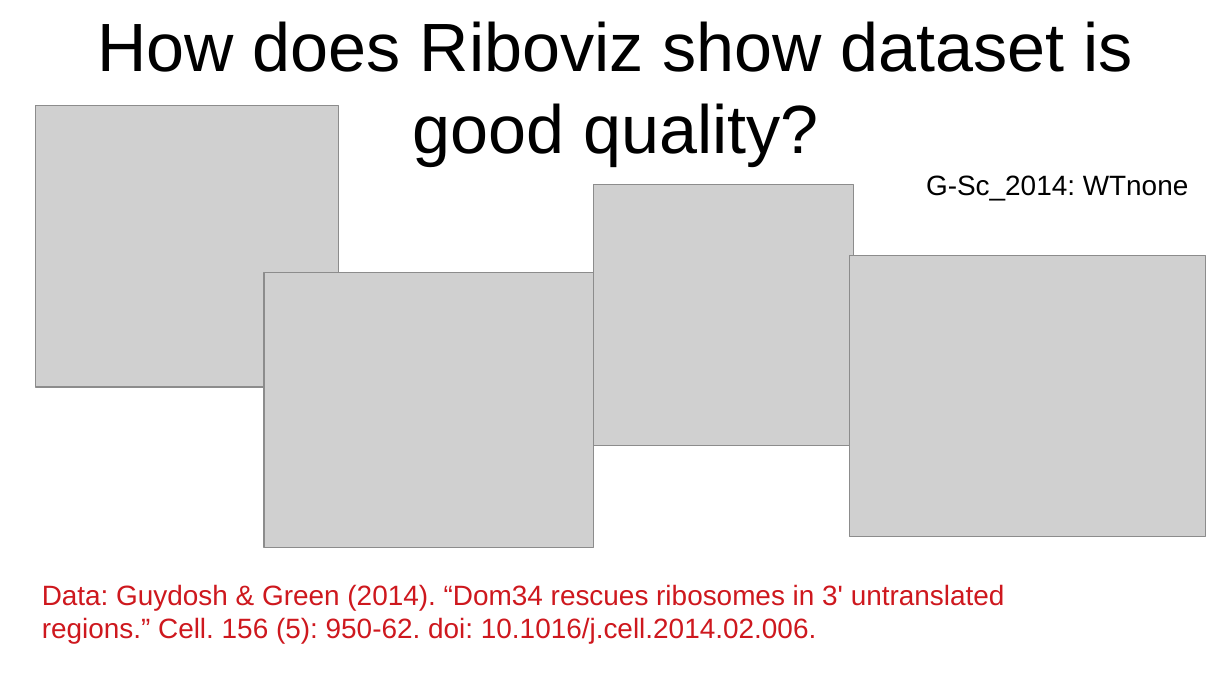
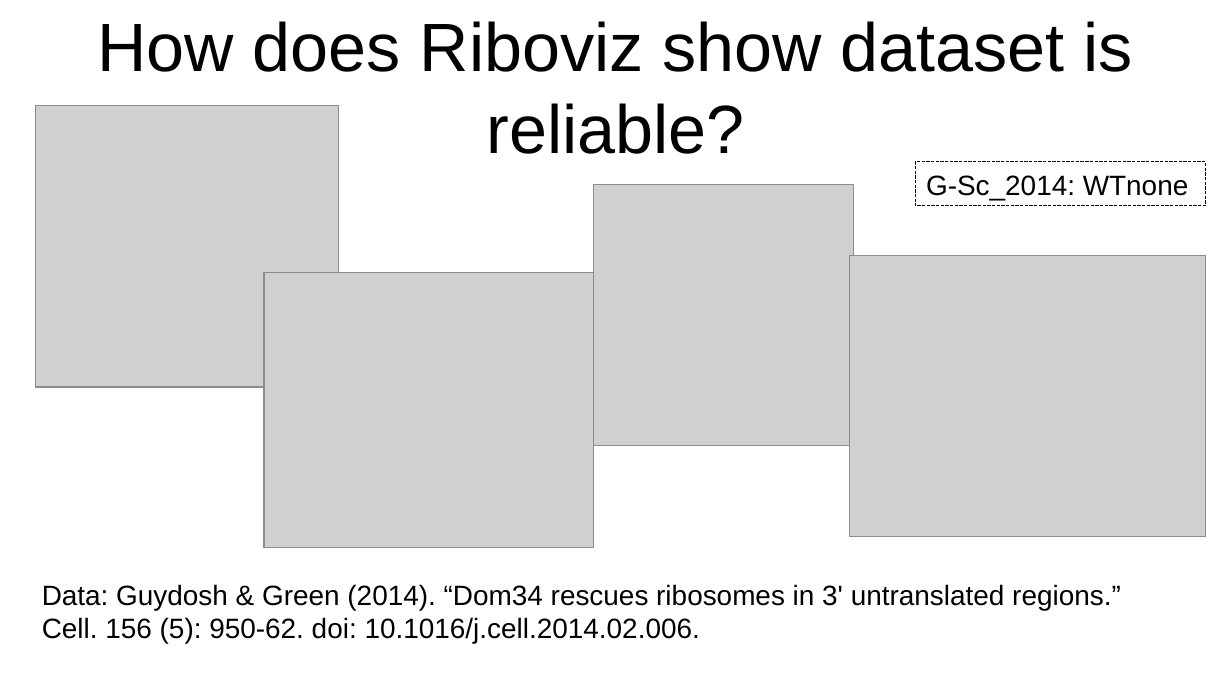
Before and after one commit to FlicAnderson/LabTalk-RiboViz, a slide deck: slide 22 of LabTalk.odp (slide 24 before the commit). Drawn at 1232x693 pixels with LibreOffice and Linux fonts; fonts in the diff are those of the drawing; grey boxes stand for pictures. Boxes give left, top, right and bottom in pixels: in the first picture for what was removed or moved away, otherwise in the second. Text is boxed around its words. In the diff, an @@ line names an element or a change of style, - is before the commit and + after.

```diff
--- a/LabTalk.odp
+++ b/LabTalk.odp
@@ title at bbox=[97, 21, 1133, 154]: text changed @@
-How does Riboviz show dataset is good quality?
+How does Riboviz show dataset is reliable?
@@ rectangle "G-Sc_2014: WTnone": place and size @@
-rectangle "G-Sc_2014: WTnone" at bbox=[926, 175, 1189, 200]
+rectangle "G-Sc_2014: WTnone" at bbox=[916, 162, 1206, 206]
@@ rectangle "G-Sc_2014: WTnone" at bbox=[916, 162, 1206, 206]: outline none to #000000 0 pt @@
@@ text at bbox=[42, 584, 1121, 644]: text changed; text colour #CE181E to #000000 @@
-Data: Guydosh & Green (2014). “Dom34 rescues ribosomes in 3' untranslated regions.” Cell. 156 (5): 950-62. doi: 10.1016/j.cell.2014.02.006.
+Data: Guydosh & Green (2014). “Dom34 rescues ribosomes in 3' untranslated regions.”
+Cell. 156 (5): 950-62. doi: 10.1016/j.cell.2014.02.006.
```
Also in this commit, not shown: 21 other slides changed, 4 slides added, 10 slides removed.
